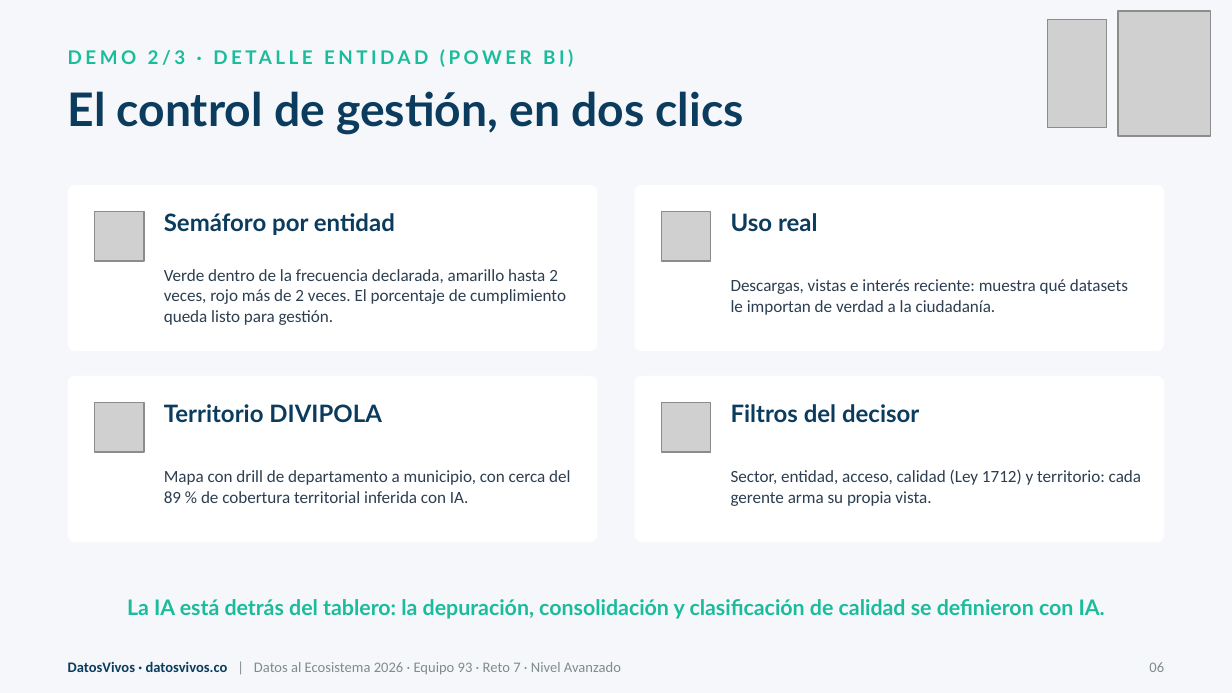
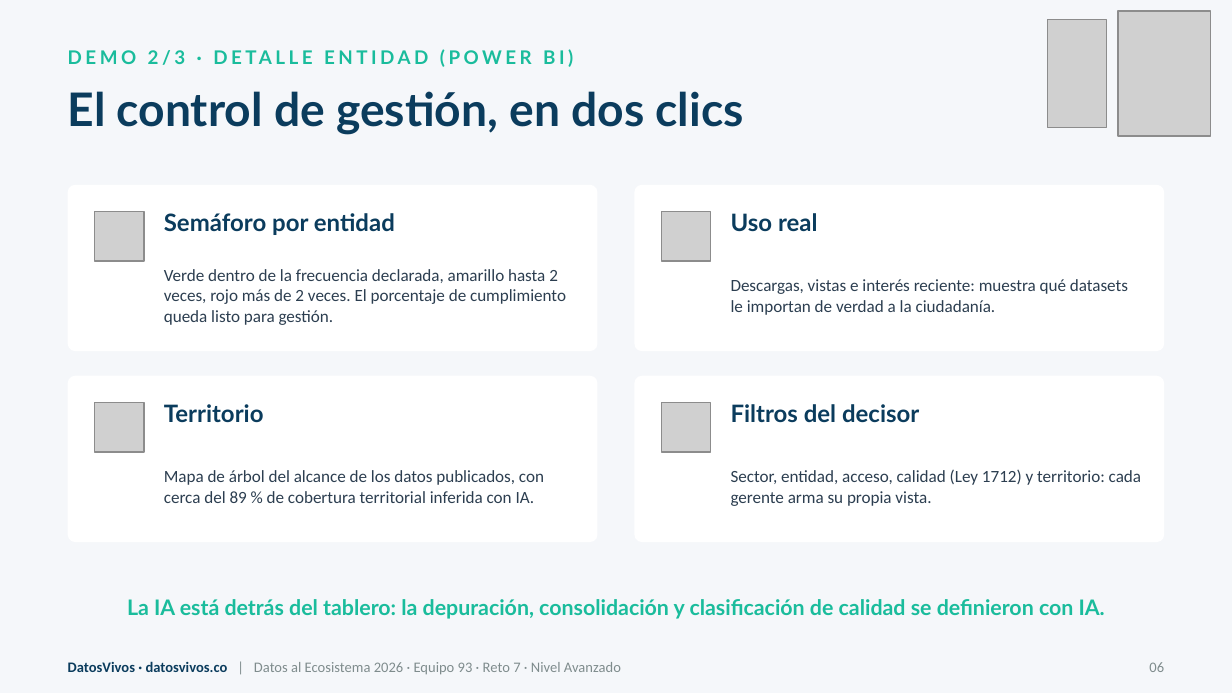
Before and after one commit to jsricop/DatosVivos, a slide deck: slide 6 of recursos/presentacion.pptx. Drawn at 1232x693 pixels with LibreOffice and Linux fonts; fonts in the diff are those of the drawing; grey boxes stand for pictures. Boxes give left, top, right and bottom in pixels: in the first picture for what was removed or moved away, otherwise in the second. Text is boxed around its words. In the diff, an @@ line names an element or a change of style, - is before the commit and + after.

```diff
--- a/recursos/presentacion.pptx
+++ b/recursos/presentacion.pptx
@@ text at bbox=[164, 404, 264, 423]: text changed @@
-Territorio DIVIPOLA
+Territorio
@@ text at bbox=[164, 470, 544, 503]: text changed @@
-Mapa con drill de departamento a municipio, con cerca del 89 % de cobertura territorial inferida con IA.
+Mapa de árbol del alcance de los datos publicados, con cerca del 89 % de cobertura territorial inferida con IA.
```
Also in this commit, not shown: 11 other slides changed, 1 other file.
